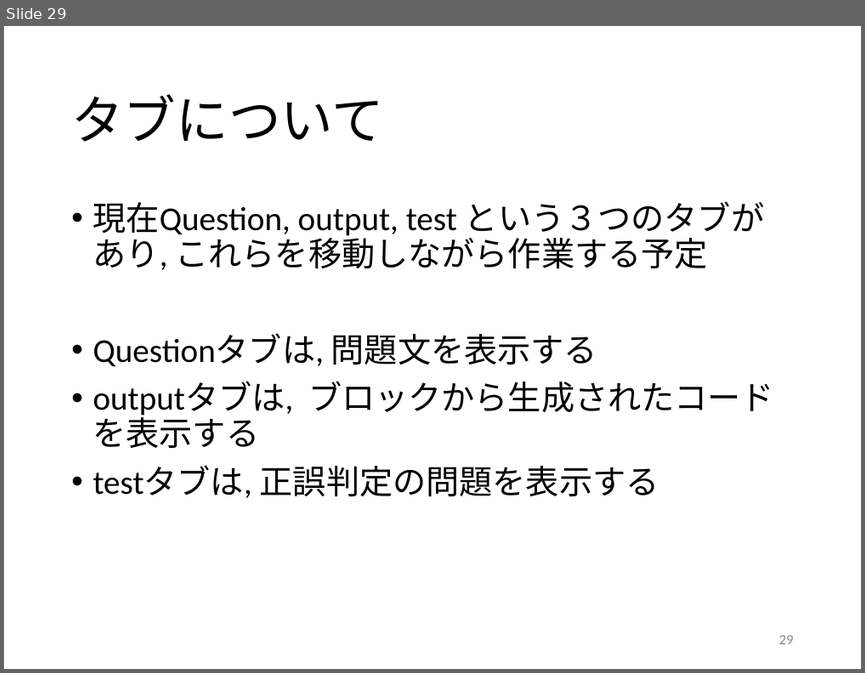
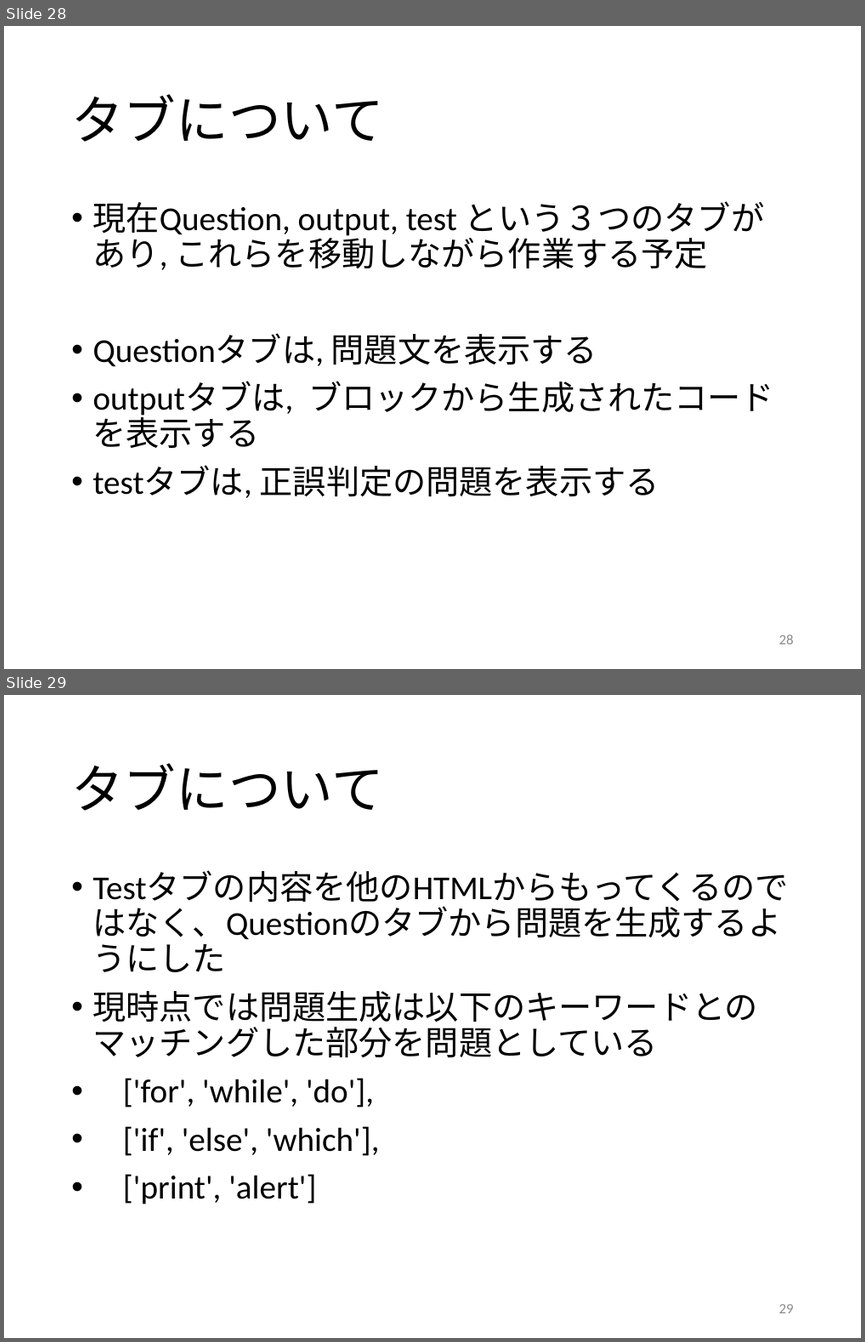
Before and after one commit to kait-takanolab/1821121-shimaoka-thesis, a slide deck: 1821121_shimaoka_sotsuken.pptx. Shown one above the other, each under a label of ours: slide 29 before the commit, slides 28 and 29 after it. The pictures are 865x673 and 865x1342 pixels, drawn with LibreOffice and Linux fonts; fonts in the diff are those of the drawing. Boxes give left, top, right and bottom in pixels: in the first picture for what was removed or moved away, otherwise in the second. Text is boxed around its words. In the diff, an @@ line names an element or a change of style, - is before the commit and + after.

```diff
--- a/1821121_shimaoka_sotsuken.pptx
+++ b/1821121_shimaoka_sotsuken.pptx
@@ slide 29 added at bbox=[4, 695, 861, 1338], background #FFFFFF @@
@@ title added at bbox=[71, 763, 384, 811], 44 pt, text #000000 @@
+タブについて
@@ text added at bbox=[93, 901, 782, 1204], 28 pt, text #000000 @@
+• Testタブの内容を他のHTMLからもってくるのではなく、Questionのタブから問題を生成するようにした
+• 現時点では問題生成は以下のキーワードとのマッチングした部分を問題としている
+• ['for', 'while', 'do'],
+• ['if', 'else', 'which'],
+• ['print', 'alert']
@@ page number added at bbox=[779, 1304, 794, 1313], 12 pt, text #8C8C8C @@
+29
@@ what was slide 29 is now slide 28 @@
@@ page number at bbox=[779, 634, 794, 644]: text changed @@
-29
+28
```
Also in this commit, not shown: 1 slide changed, 3 other slides added, 1 slide removed.
